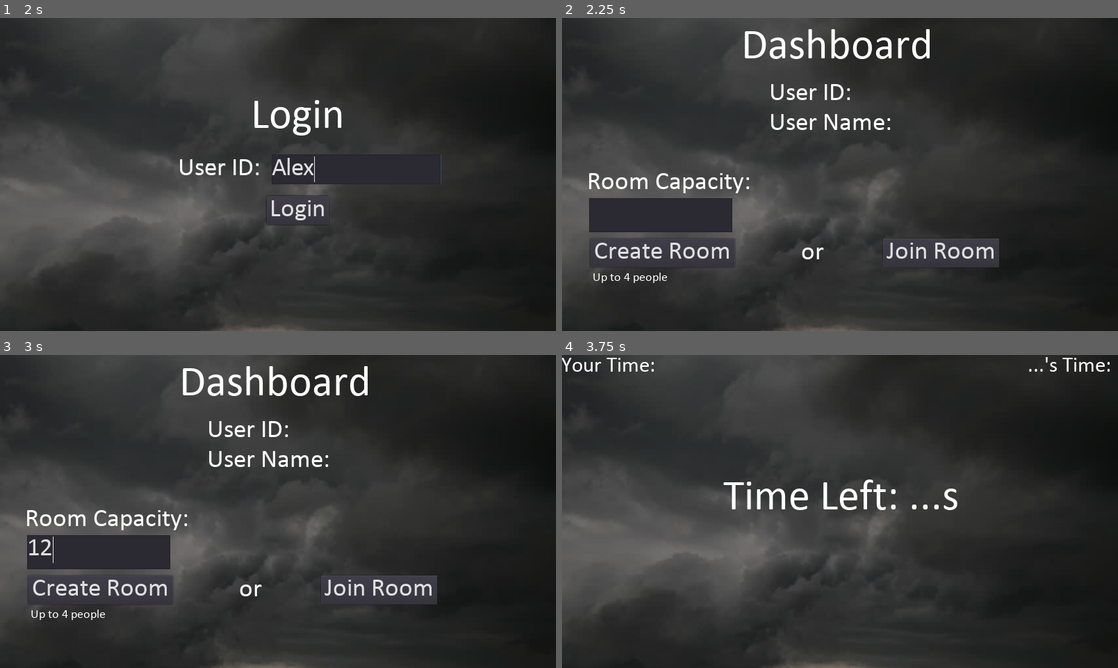
Above: before the commit, frames 1-4 (two rows, left to right).
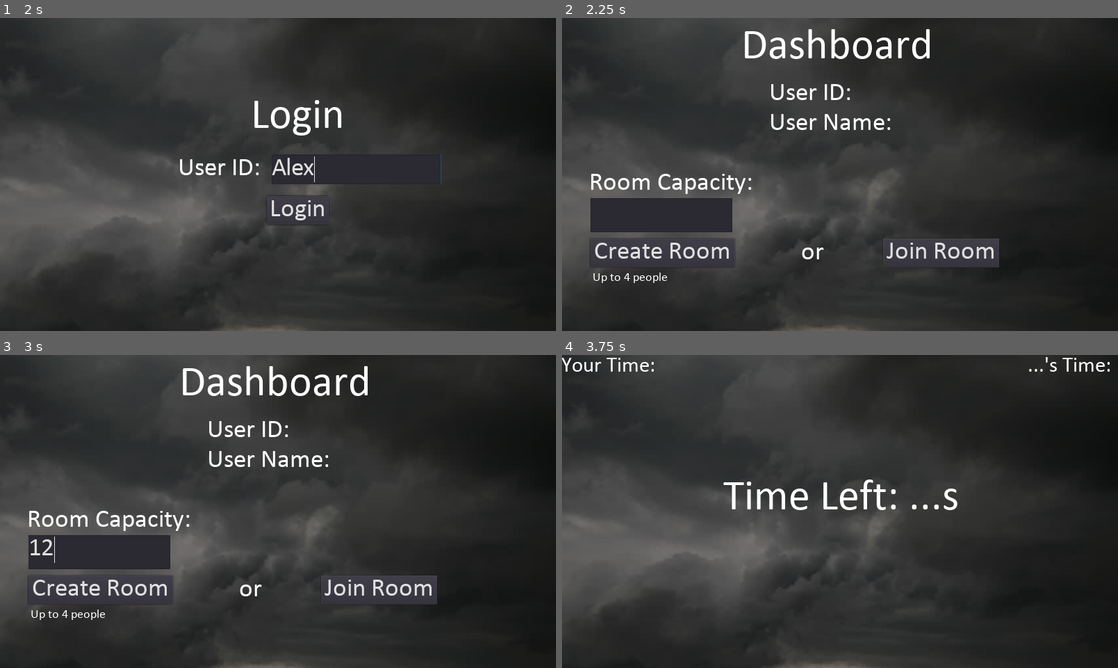
Above: after the commit, the same moments.

Repository: iamdejan/QuickShoot_Party
Game: Godot game, scene res://scenes/Home.tscn
Two runs of this game, one before a commit and one after it. Both use one fixed random seed, a clock stepped at 60 frames per second and the inputs below.
Inputs (mouse positions are in pixels of both pictures, inside the frame that each line leads up to):
- Up to frame 1 (2 s): click "Login" at 0.5 s; click (355, 168) at 1.27 s; type "Alex" at 1.35 s
- Up to frame 2 (2.25 s): click "Login" at 2 s
- Up to frame 3 (3 s): click (100, 552) at 2.77 s; type "12" at 2.85 s
- Up to frame 4 (3.75 s): click "Create Room" at 3.5 s

Frame 1 is identical in both runs. In frame 2, 0.8% of the frame differs, in the area x 4-34%, y 49-69%; in frame 3, 0.9%; in frame 4, nothing differs.

Commit message:
Update Dashboard.tscn

Diff:
--- a/scenes/Dashboard.tscn
+++ b/scenes/Dashboard.tscn
@@ -73,10 +73,10 @@
 text = "User Name:"
 
 [node name="RoomLabel" type="Label" parent="."]
-margin_left = 56.6924
-margin_top = 348.96
-margin_right = 439.692
-margin_bottom = 408.96
+margin_left = 61.9766
+margin_top = 349.871
+margin_right = 444.977
+margin_bottom = 409.871
 custom_fonts/font = SubResource( 3 )
 text = "Room Capacity:"
 
@@ -90,10 +90,10 @@
 align = 1
 
 [node name="RoomCapacity" type="TextEdit" parent="."]
-margin_left = 62.0
-margin_top = 414.219
+margin_left = 65.0
+margin_top = 414.0
 margin_right = 392.0
-margin_bottom = 493.219
+margin_bottom = 493.0
 custom_fonts/font = SubResource( 3 )
 
 [node name="MaxLabel" type="Label" parent="."]
